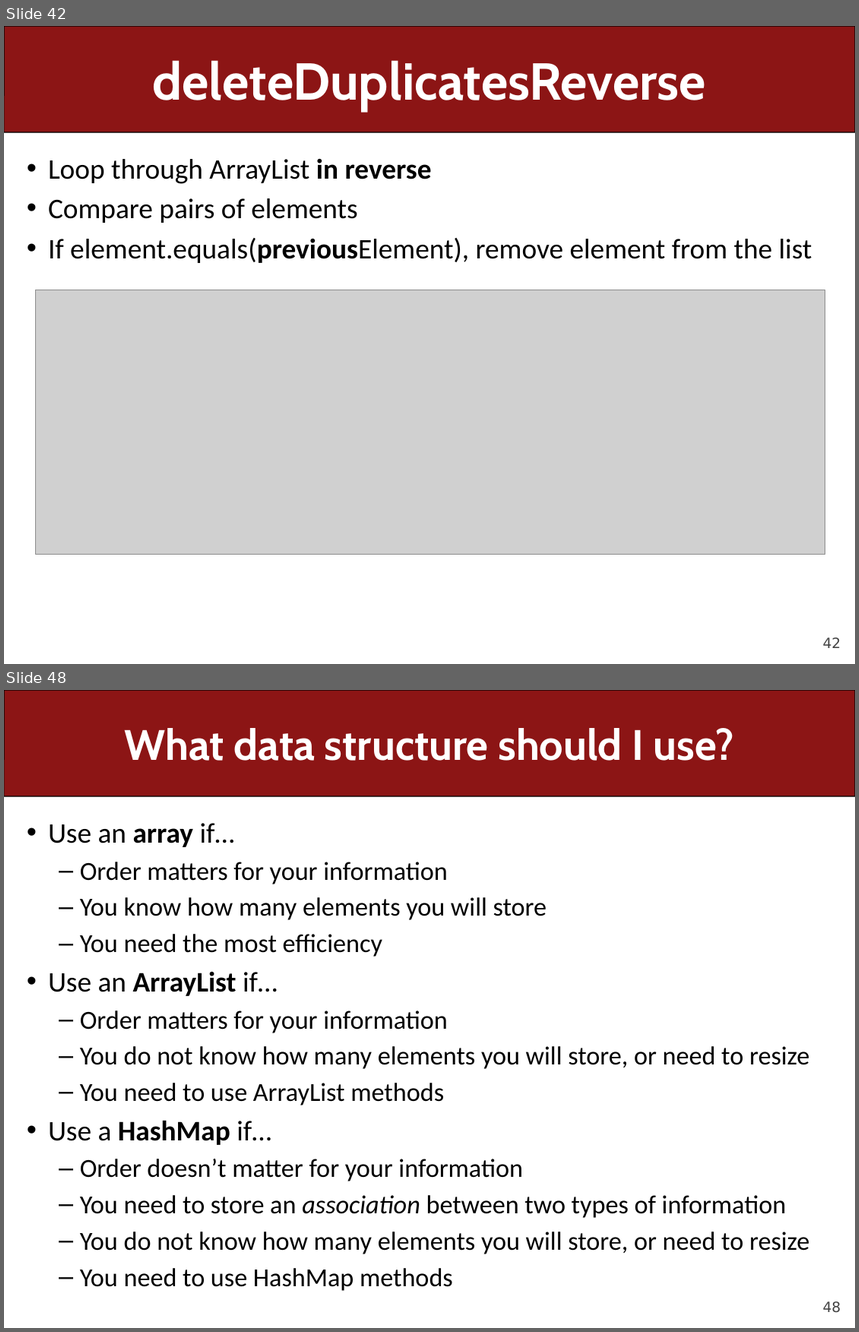
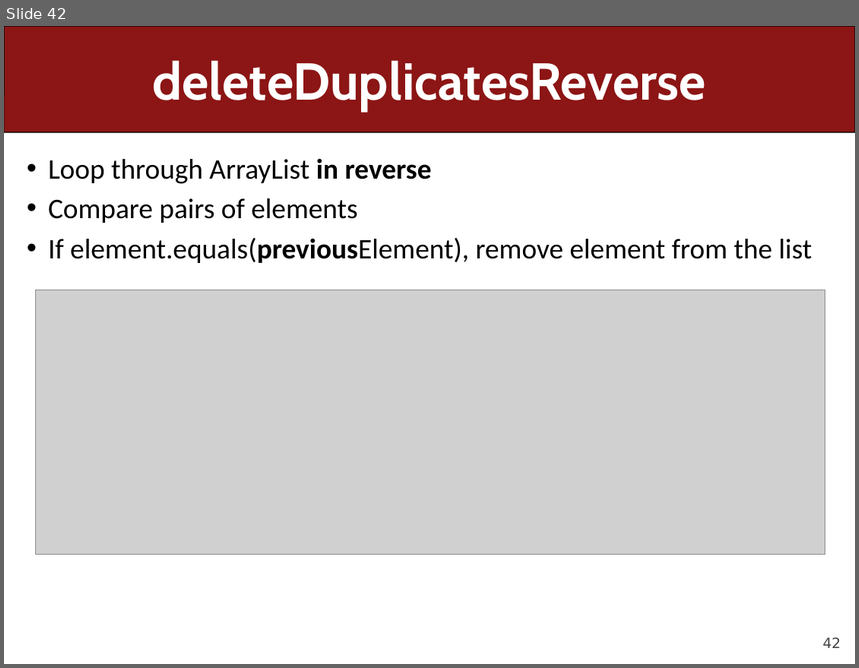
Before and after one commit to ckincaid17/cs106a-summer-2018, a slide deck: WWW/lectures/Lecture27/Lecture27.pptx. Shown one above the other, each under a label of ours: slides 42 and 48 before the commit, slide 42 after it; the slides between them are not shown. The pictures are 859x1332 and 859x668 pixels, drawn with LibreOffice and Linux fonts; fonts in the diff are those of the drawing; grey boxes stand for pictures. Boxes give left, top, right and bottom in pixels: in the first picture for what was removed or moved away, otherwise in the second. Text is boxed around its words. In the diff, an @@ line names an element or a change of style, - is before the commit and + after.

```diff
--- a/WWW/lectures/Lecture27/Lecture27.pptx
+++ b/WWW/lectures/Lecture27/Lecture27.pptx
@@ slide 48 removed at <box>4,690,855,1328</box>, background #FFFFFF; not listed: 2 template elements that a slide beside it also shows @@
@@ title removed at <box>125,728,735,761</box> @@
-What data structure should I use?
@@ text removed at <box>48,823,810,1291</box> @@
-• Use an array if…
-  – Order matters for your information
-  – You know how many elements you will store
-  – You need the most efficiency
-• Use an ArrayList if…
-  – Order matters for your information
-  – You do not know how many elements you will store, or need to resize
-  – You need to use ArrayList methods
-• Use a HashMap if…
-  – Order doesn’t matter for your information
-  – You need to store an association between two types of information
-  – You do not know how many elements you will store, or need to resize
-  – You need to use HashMap methods
```
Also in this commit, not shown: 9 slides changed, 23 other slides removed, 3 other files.
